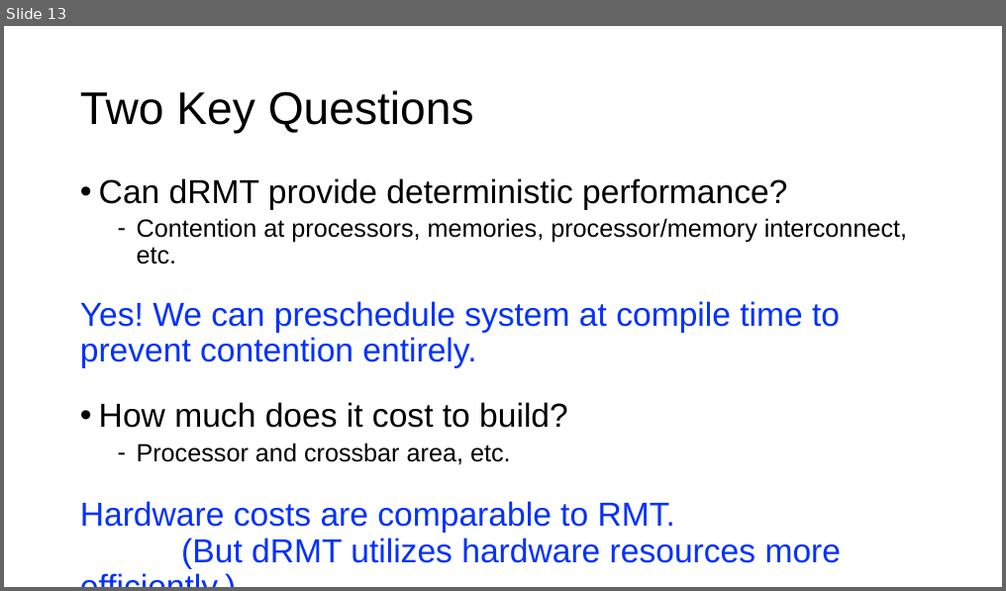
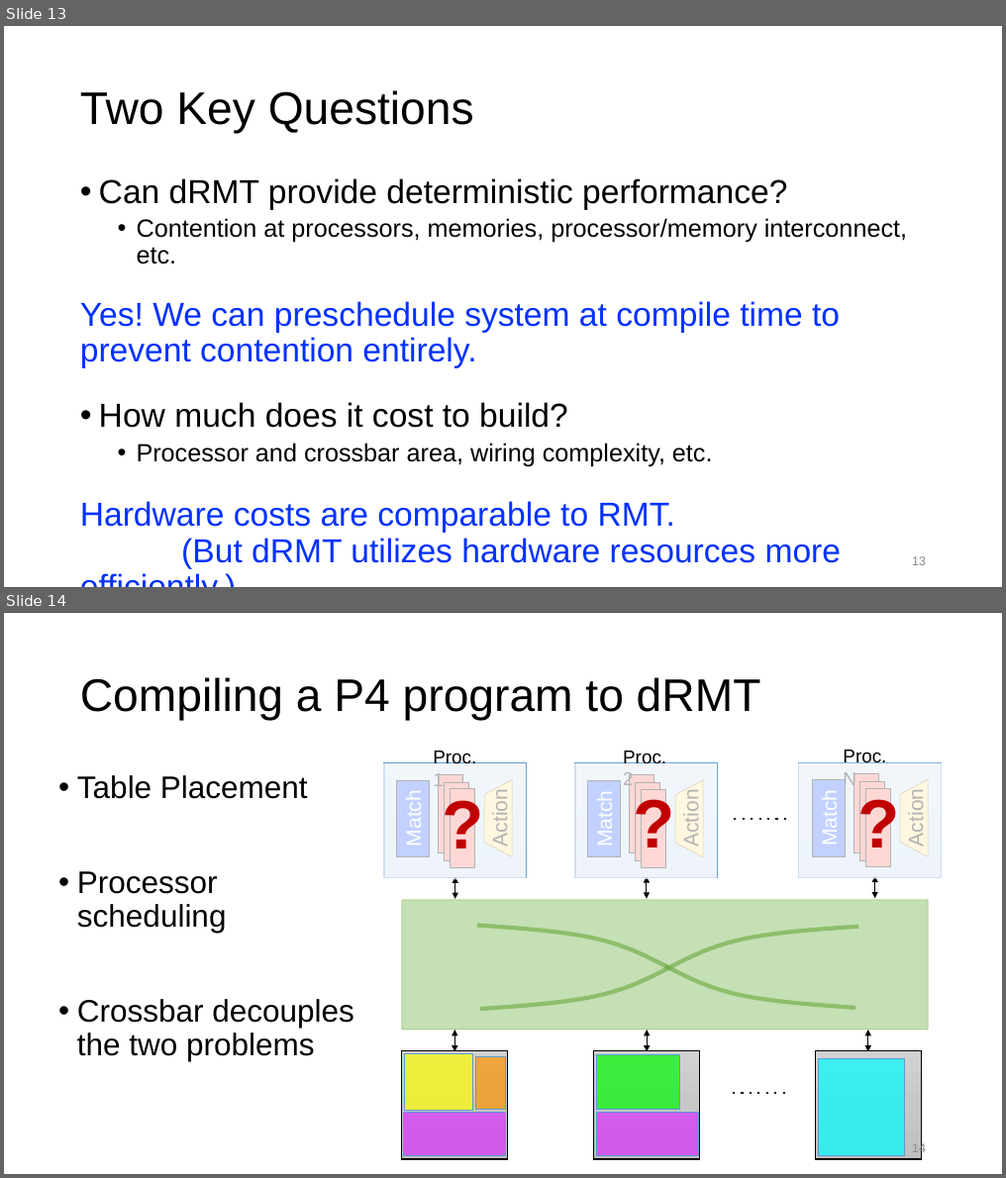
Before and after one commit to anirudhSK/drmt_talk, a slide deck: drmt.pptx. Shown one above the other, each under a label of ours: slide 13 before the commit, slides 13 and 14 after it. The pictures are 1006x591 and 1006x1178 pixels, drawn with LibreOffice and Linux fonts; fonts in the diff are those of the drawing. Boxes give left, top, right and bottom in pixels: in the first picture for what was removed or moved away, otherwise in the second. Text is boxed around its words. In the diff, an @@ line names an element or a change of style, - is before the commit and + after.

```diff
--- a/drmt.pptx
+++ b/drmt.pptx
@@ slide 14 added at <box>4,613,1002,1174</box>, background #FFFFFF @@
@@ title added at <box>80,677,761,721</box>, 44 pt, text #000000 @@
+Compiling a P4 program to dRMT
@@ text added at <box>433,751,476,790</box>, 18 pt, text #000000 @@
+Proc. 1
@@ text added at <box>623,751,666,790</box>, 18 pt, text #000000 @@
+Proc. 2
@@ text added at <box>843,750,886,789</box>, 18 pt, text #000000 @@
+Proc. N
@@ text added at <box>77,775,354,1061</box>, 30 pt, text #000000 @@
+• Table Placement
+• Processor scheduling
+• Crossbar decouples the two problems
@@ rectangle added at <box>381,763,527,879</box>, fill #FFFFFF at 70% opacity @@
@@ text added at <box>435,777,464,867</box>, 66 pt, text #C00000, bold @@
+?
@@ rectangle added at <box>572,763,718,879</box>, fill #FFFFFF at 70% opacity @@
@@ text added at <box>626,776,656,866</box>, 66 pt, text #C00000, bold @@
+?
@@ rectangle added at <box>797,763,943,879</box>, fill #FFFFFF at 70% opacity @@
@@ text added at <box>850,776,880,866</box>, 66 pt, text #C00000, bold @@
+?
@@ group added at <box>383,762,975,1159</box>: 22 rectangles, 6 lines, 6 double arrows, 4 freeform shapes, 3 trapezoids, 3 texts @@
+Match
+Action
+Memory Cluster 1
+Memory Cluster 2
+Memory Cluster N
+Match
+Action
+Match
+Action
@@ group added at <box>402,1052,508,1159</box>: 4 rectangles @@
@@ rectangle added at <box>593,1052,699,1159</box>, fill gradient #D2D2D2 to #C8C8C8 to #C0C0C0, outline #000000 0.5 pt @@
@@ rectangle added at <box>596,1056,679,1109</box>, fill #00FA00 at 70% opacity, outline #5B9BD5 0.5 pt @@
@@ rectangle added at <box>815,1052,921,1159</box>, fill gradient #D2D2D2 to #C8C8C8 to #C0C0C0, outline #000000 0.5 pt @@
@@ rectangle added at <box>819,1059,905,1157</box>, fill #00FDFF at 70% opacity, outline #5B9BD5 0.5 pt @@
@@ rectangle added at <box>596,1112,698,1156</box>, fill #D92AFF at 68% opacity, outline #5B9BD5 0.5 pt @@
@@ page number added at <box>912,1143,926,1156</box>, 12 pt, text #8C8C8C @@
+14
@@ slide 13 changed as well @@
@@ text at <box>137,443,713,467</box>: text changed @@
-  – Processor and crossbar area, etc.
+  • Processor and crossbar area, wiring complexity, etc.
@@ page number added at <box>912,557,926,566</box>, 12 pt, text #8C8C8C @@
+13
```
Also in this commit, not shown: 19 other slides changed, 5 other slides added, 13 slides removed, 2 other files.
